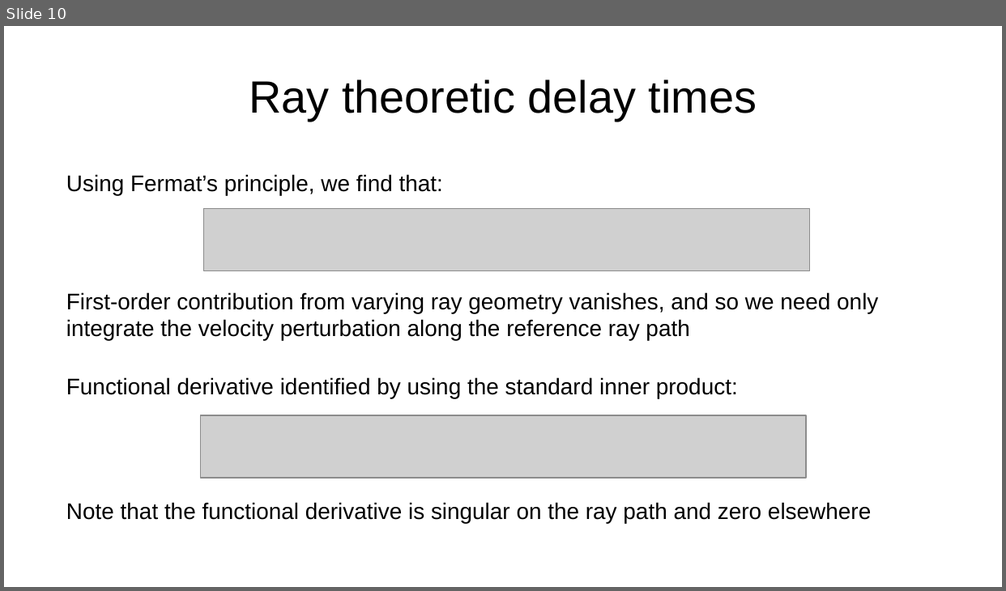
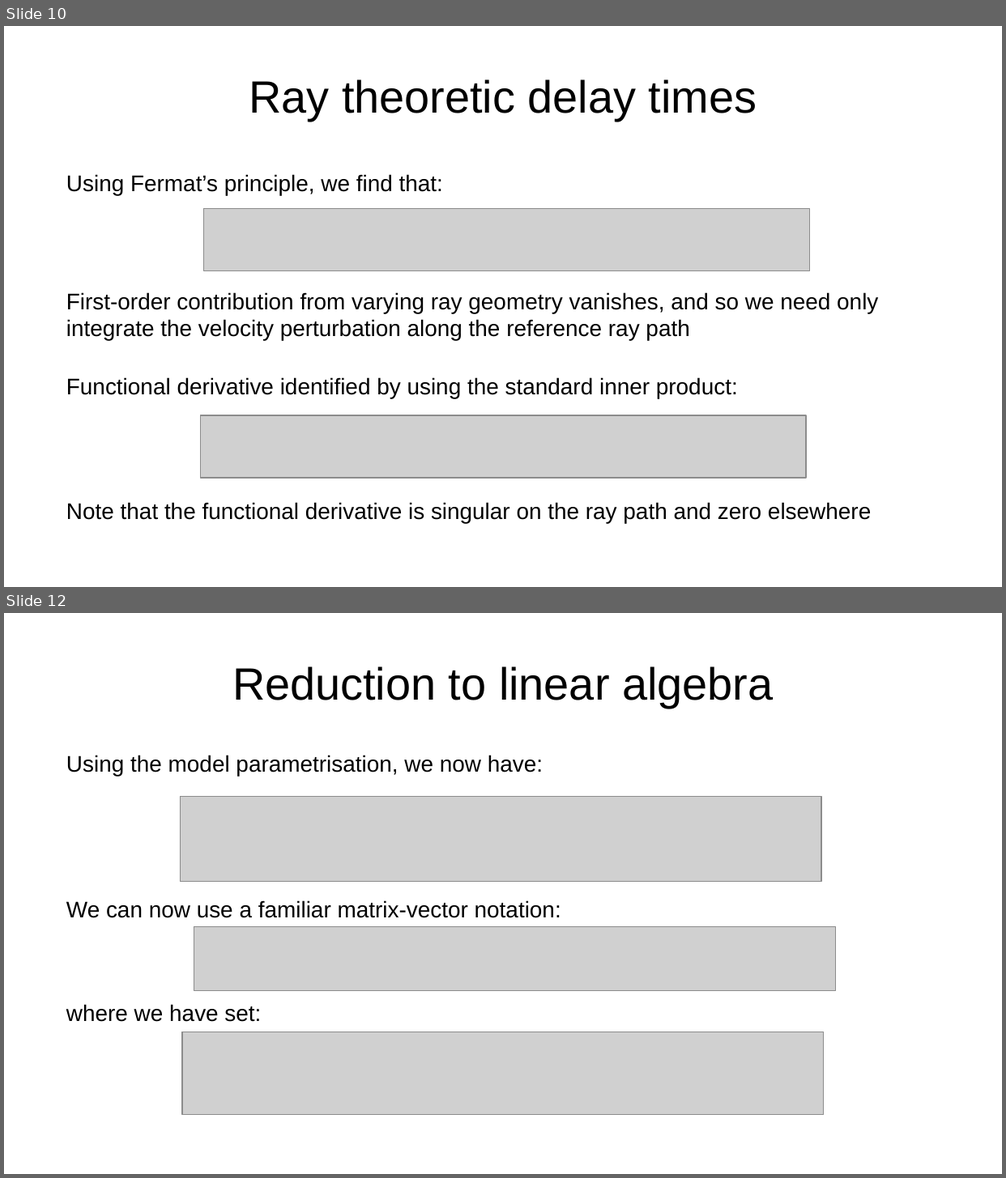
Before and after one commit to da380/PEPLectures, a slide deck: slides/slides7.odp. Shown one above the other, each under a label of ours: slide 10 before the commit, slides 10 and 12 after it; the slides between them are not shown. The pictures are 1006x591 and 1006x1178 pixels, drawn with LibreOffice and Linux fonts; fonts in the diff are those of the drawing; grey boxes stand for pictures. Boxes give left, top, right and bottom in pixels: in the first picture for what was removed or moved away, otherwise in the second. Text is boxed around its words. In the diff, an @@ line names an element or a change of style, - is before the commit and + after.

```diff
--- a/slides/slides7.odp
+++ b/slides/slides7.odp
@@ slide 12 added at (x1=4, y1=613, x2=1002, y2=1174), background #FFFFFF @@
@@ title added at (x1=232, y1=666, x2=773, y2=708), 36 pt, text #000000 @@
+Reduction to linear algebra
@@ text added at (x1=66, y1=755, x2=543, y2=776), 18 pt, text #000000 @@
+Using the model parametrisation, we now have:
@@ picture added at (x1=180, y1=797, x2=822, y2=882) @@
@@ text added at (x1=66, y1=901, x2=561, y2=918), 18 pt, text #000000 @@
+We can now use a familiar matrix-vector notation:
@@ picture added at (x1=194, y1=927, x2=836, y2=991) @@
@@ text added at (x1=66, y1=1004, x2=261, y2=1022), 18 pt, text #000000 @@
+where we have set:
@@ picture added at (x1=182, y1=1033, x2=825, y2=1115) @@
```
Also in this commit, not shown: 1 slide changed, 18 other slides added, 3 other files.
